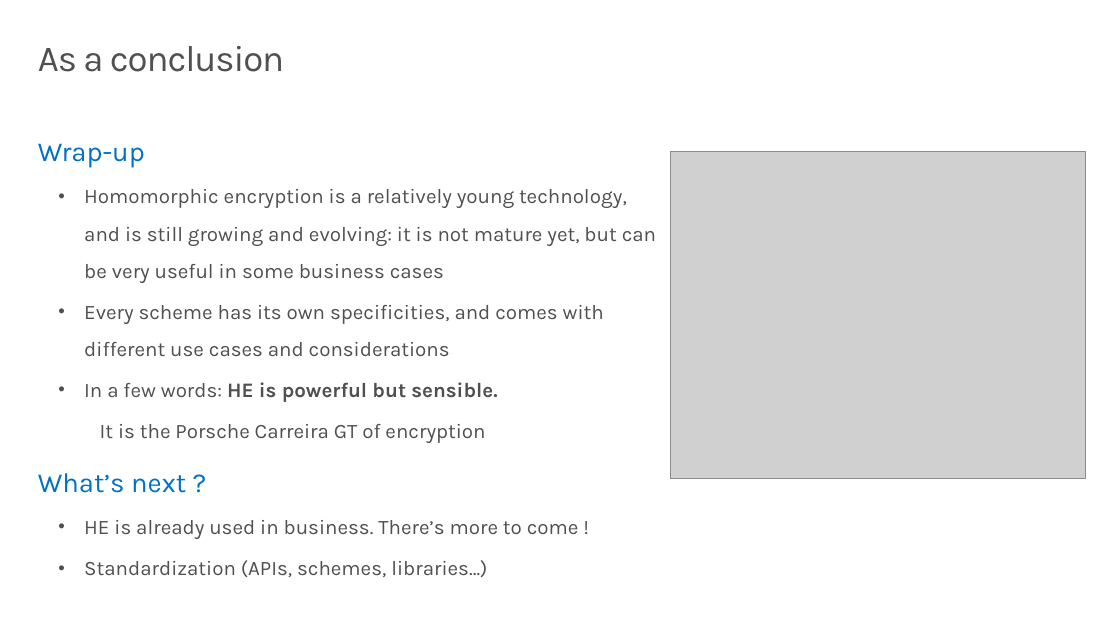
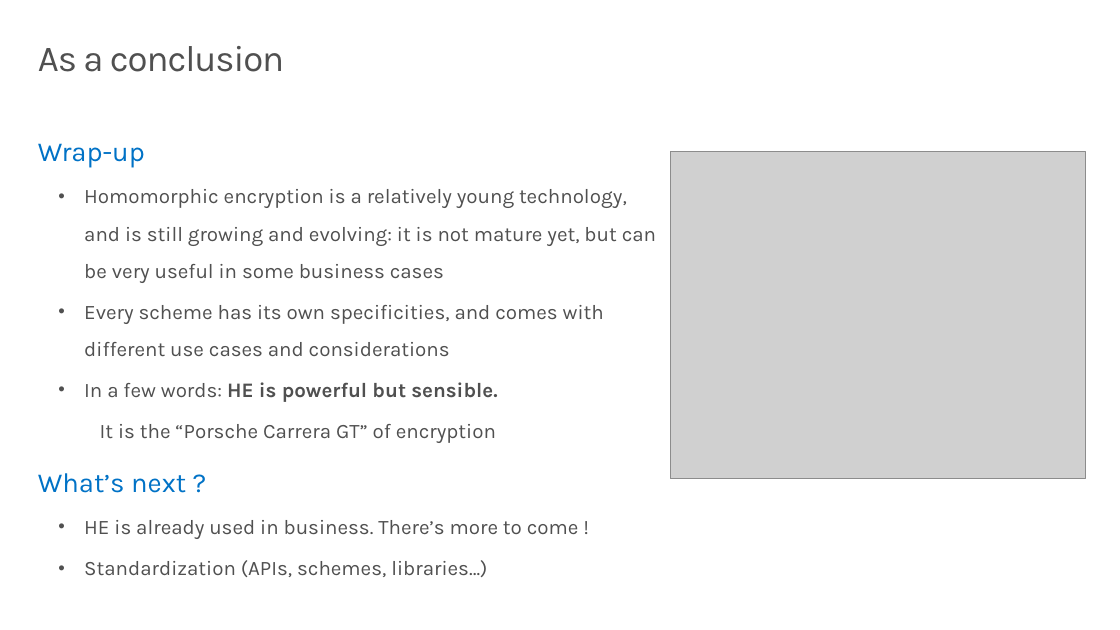
Before and after one commit to microsoft/data-in-use-protection-workshop, a slide deck: slide 25 of decks/Data in use Protection Compass - Homomorphic Encryption.pptx. Drawn at 1120x630 pixels with LibreOffice and Linux fonts; fonts in the diff are those of the drawing; grey boxes stand for pictures. Boxes give left, top, right and bottom in pixels: in the first picture for what was removed or moved away, otherwise in the second. Text is boxed around its words. In the diff, an @@ line names an element or a change of style, - is before the commit and + after.

```diff
--- a/decks/Data in use Protection Compass - Homomorphic Encryption.pptx
+++ b/decks/Data in use Protection Compass - Homomorphic Encryption.pptx
@@ text at <box>100,424,496,443</box>: text changed @@
-        It is the Porsche Carreira GT of encryption
+        It is the “Porsche Carrera GT” of encryption
```
Also in this commit, not shown: 6 other slides changed, 1 slide added, 15 other files.
